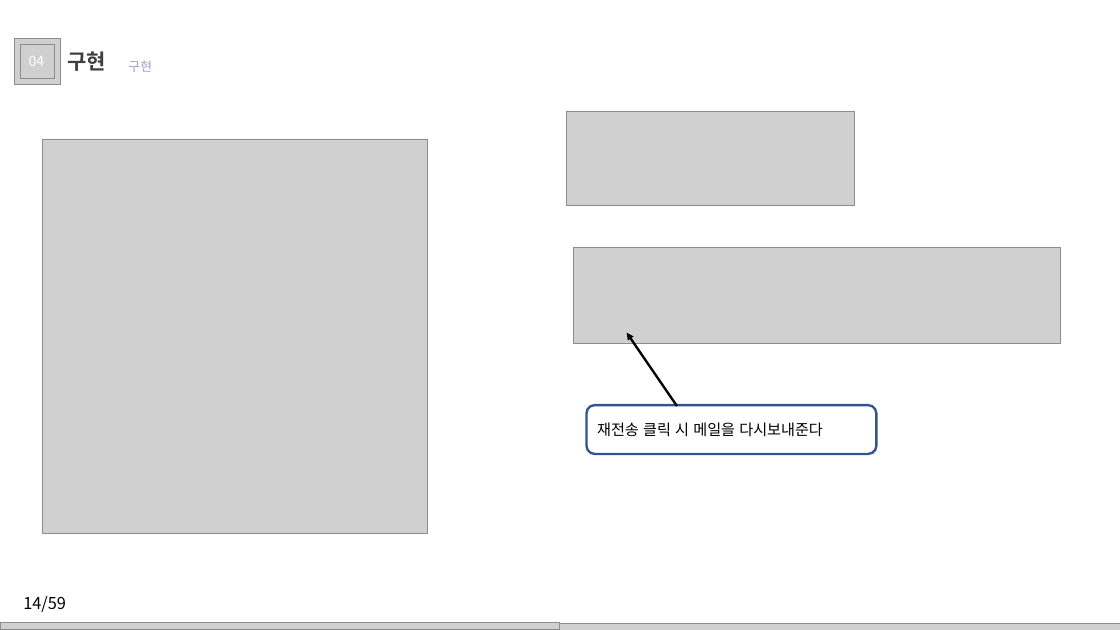
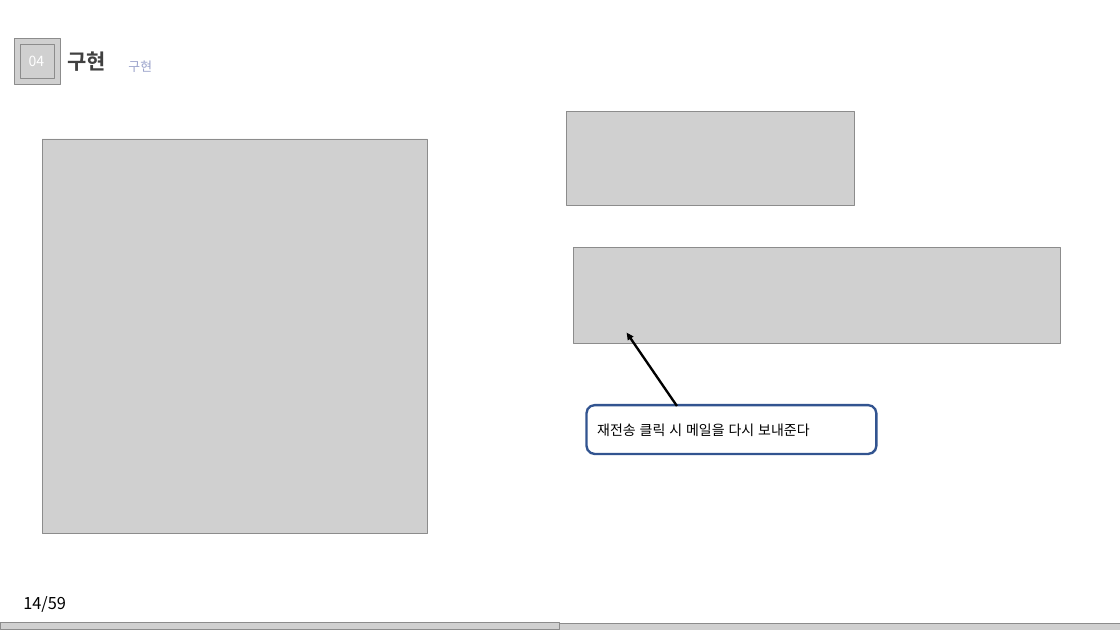
Before and after one commit to juhyeonjong2/EzenCompany, a slide deck: slide 14 of Documents/8. 발표/2. 최종발표/이젠컴퍼니.pptx. Drawn at 1120x630 pixels with LibreOffice and Linux fonts; fonts in the diff are those of the drawing; grey boxes stand for pictures; background and template pictures are left out. Boxes give left, top, right and bottom in pixels: in the first picture for what was removed or moved away, otherwise in the second. Text is boxed around its words. In the diff, an @@ line names an element or a change of style, - is before the commit and + after.

```diff
--- a/Documents/8. 발표/2. 최종발표/이젠컴퍼니.pptx
+++ b/Documents/8. 발표/2. 최종발표/이젠컴퍼니.pptx
@@ text in rounded rectangle at (597, 423, 809, 436): text changed; size 13 to 12 pt @@
-재전송 클릭 시 메일을 다시보내준다
+재전송 클릭 시 메일을 다시 보내준다
```
Also in this commit, not shown: 19 other slides changed.
